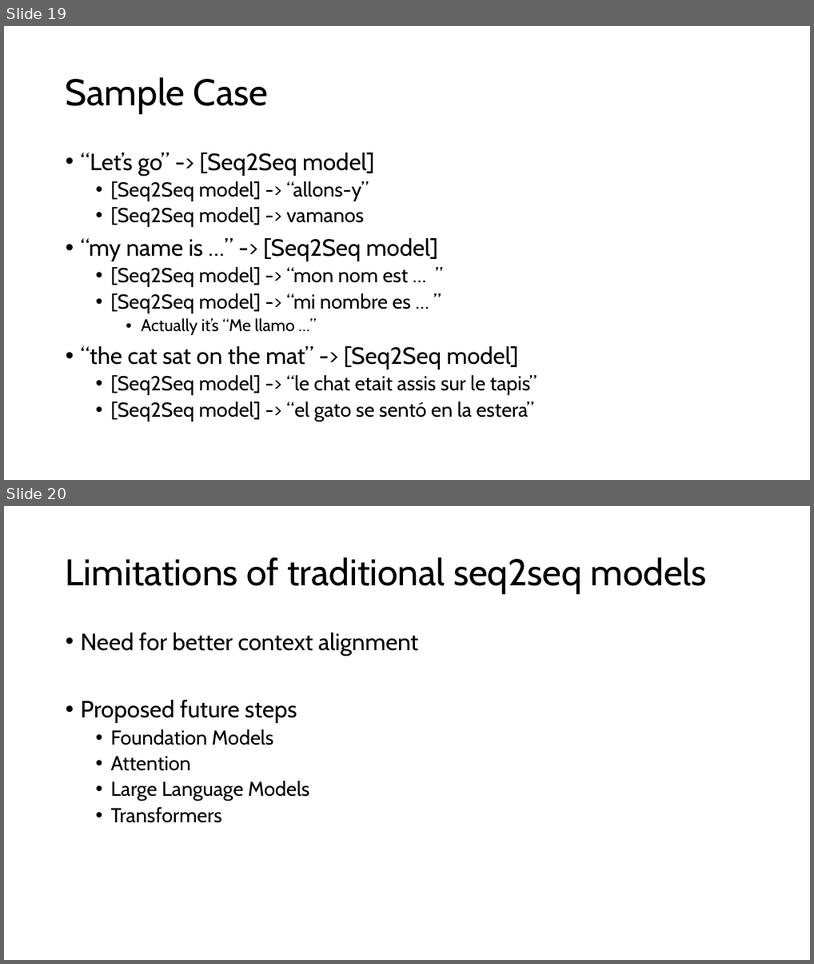
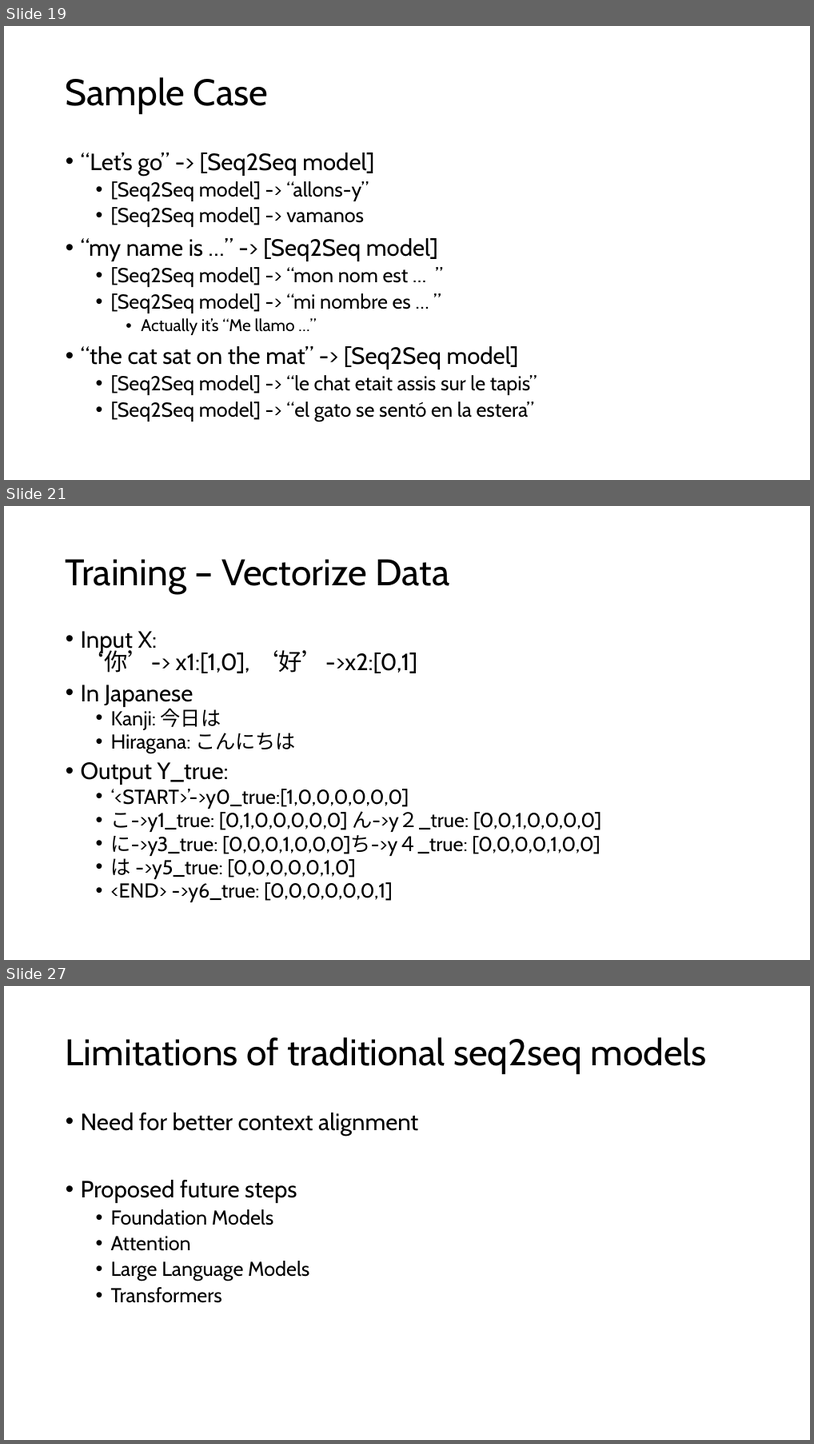
Before and after one commit to gvplacencia/nlp, a slide deck: Seq2Seq.pptx. Shown one above the other, each under a label of ours: slides 19 and 20 before the commit, slides 19, 21 and 27 after it; the slides between them are not shown. The pictures are 814x964 and 814x1444 pixels, drawn with LibreOffice and Linux fonts; fonts in the diff are those of the drawing. Boxes give left, top, right and bottom in pixels: in the first picture for what was removed or moved away, otherwise in the second. Text is boxed around its words. In the diff, an @@ line names an element or a change of style, - is before the commit and + after.

```diff
--- a/Seq2Seq.pptx
+++ b/Seq2Seq.pptx
@@ slide 21 added at [4,506,810,960], background #FFFFFF @@
@@ title added at [66,559,450,594], 44 pt, text #000000 @@
+Training – Vectorize Data
@@ text added at [81,631,602,902], 24 pt, text #000000 @@
+• Input X:
+  ‘你’-> x1:[1,0], ‘好’->x2:[0,1]
+• In Japanese
+  • Kanji: 今日は
+  • Hiragana: こんにちは
+• Output Y_true:
+  • ‘<START>’->y0_true:[1,0,0,0,0,0,0]
+  • こ->y1_true: [0,1,0,0,0,0,0] ん->y２_true: [0,0,1,0,0,0,0]
+  • に->y3_true: [0,0,0,1,0,0,0]ち->y４_true: [0,0,0,0,1,0,0]
+  • は ->y5_true: [0,0,0,0,0,1,0]
+  • <END> ->y6_true: [0,0,0,0,0,0,1]
@@ what was slide 20 is now slide 27 @@
```
Also in this commit, not shown: 5 slides changed, 7 other slides added.
